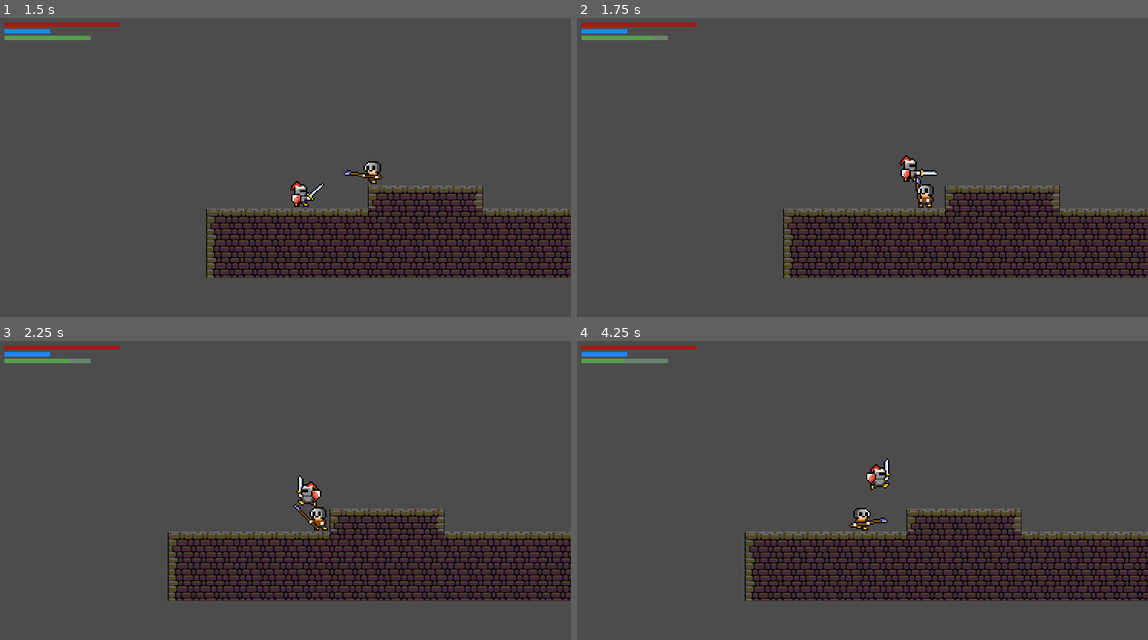
Above: before the commit, frames 1-4 (two rows, left to right).
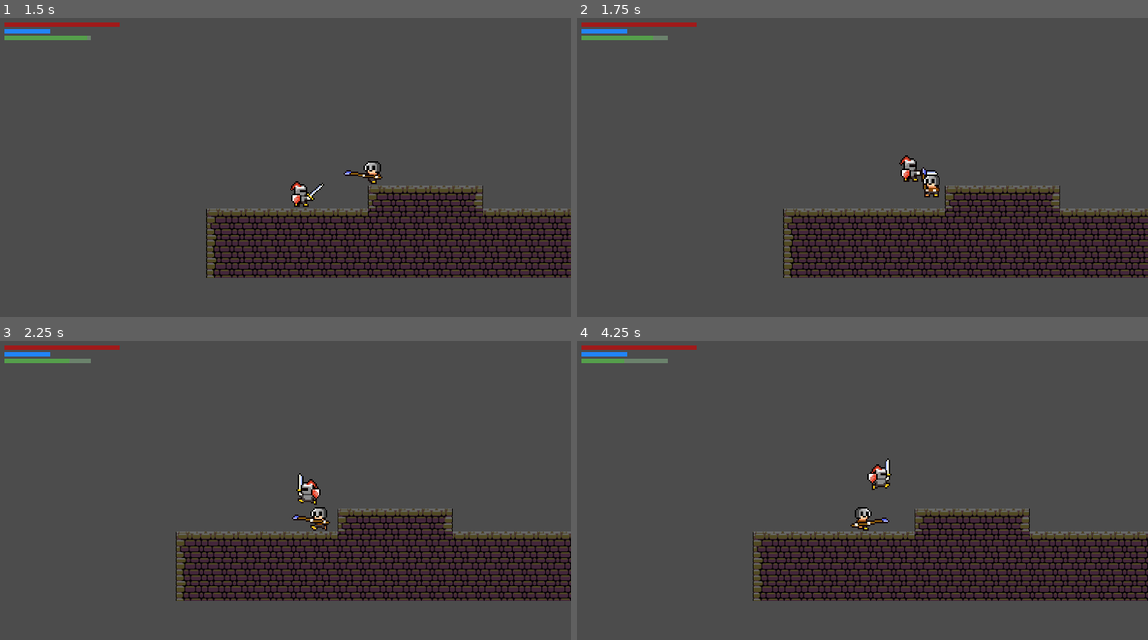
Above: after the commit, the same moments.

Repository: dim35/CEN3031-Project
Game: Godot game, scene res://screens/login_screen/login_screen.tscn
Two runs of this game, one before a commit and one after it. Both use one fixed random seed, a clock stepped at 60 frames per second and the inputs below.
Inputs:
- Up to frame 1 (1.5 s): click "Login" at 0.5 s; hold D (move_right) from 1.28 s (still down); hold X (attack) from 1.28 s (still down)
- Up to frame 2 (1.75 s): keep holding D (move_right); keep holding X (attack); tap Up (jump) at 1.52 s
- Up to frame 3 (2.25 s): release D (move_right) at 2.03 s; release X (attack) at 2.03 s; hold A (move_left) from 2.03 s (still down); tap X (attack) at 2.1 s
- Up to frame 4 (4.25 s): tap Up (jump) at 2.27, 3.77 s; release A (move_left) at 2.78 s; hold X (attack) 2.78-3.53 s; hold D (move_right) from 2.78 s (still down); tap X (attack) at 3.6 s

Frame 1 is identical in both runs. In frame 2, 0.3% of the frame differs, in the area x 59-64%, y 49-64%; in frame 3, 6.9%; in frame 4, 7.0%, in the area x 29-100%, y 39-87%.

Commit message:
Prevent mobs from falling sharply off ledges/platforms

Diff:
--- a/entity_scenes/ControllableEntity.tscn
+++ b/entity_scenes/ControllableEntity.tscn
@@ -3,7 +3,7 @@
 [ext_resource path="res://entity_scenes/AnimatedEntity.tscn" type="PackedScene" id=1]
 [ext_resource path="res://entity_scenes/ControllableEntity.gd" type="Script" id=2]
 
-[node name="ControllableEntity" instance=ExtResource( 1 )]
+[node name="ControllableEntity" index="0" instance=ExtResource( 1 )]
 
 script = ExtResource( 2 )
 
--- a/entity_scenes/Mob.gd
+++ b/entity_scenes/Mob.gd
@@ -12,7 +12,7 @@
 		velocity.x = -speed
 	else:
 		velocity.x = speed
-	move(velocity)
+	velocity = move(velocity)
 	pass
 
 
@@ -28,4 +28,4 @@
 	if body.collision_layer == 4:
 		update_state("walking")
 	elif body.collision_layer == 1:
-		velocity.y = 1.3*speed
+		print("Collided with a wall")
--- a/entity_scenes/Mob.tscn
+++ b/entity_scenes/Mob.tscn
@@ -7,6 +7,7 @@
 [node name="Mob" instance=ExtResource( 1 )]
 
 collision_layer = 2
+collision_mask = 5
 script = ExtResource( 2 )
 _sections_unfolded = [ "Collision", "Material", "Pause", "Pickable", "Transform", "Visibility", "Z Index", "collision" ]
 
